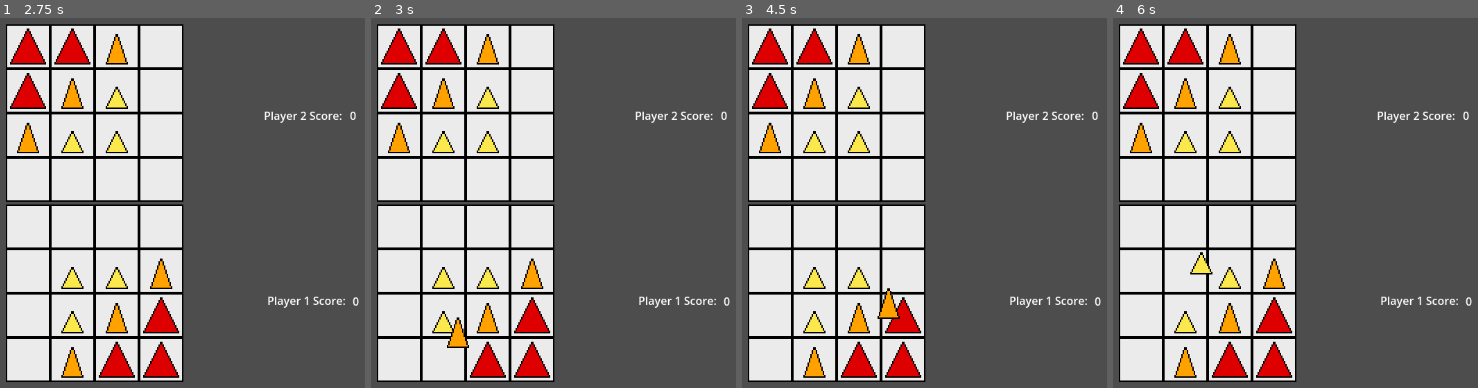
Above: before the commit, frames 1-4 (left to right).
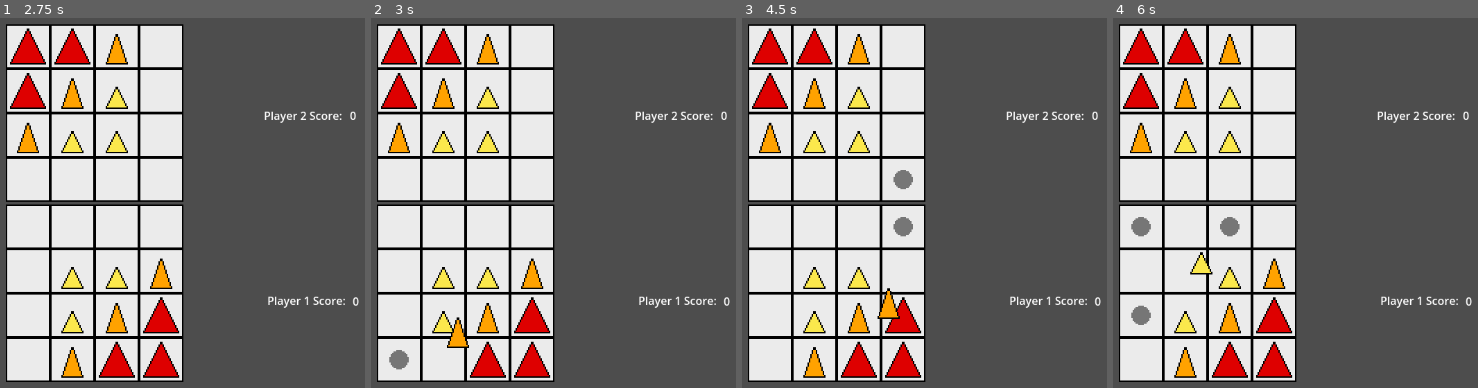
Above: after the commit, the same moments.

Repository: Lorenzo603/martian-chess
Game: Godot game, scene res://main.tscn
Same seed, same stepped clock (60 frames per second), same inputs: the game is played once before the commit and once after it.
Inputs (mouse positions are in pixels of both pictures, inside the frame that each line leads up to):
- Up to frame 1 (2.75 s): tap Enter at 0.5 s; drag from (116, 358) to (29, 269) at 0.52 s; drag from (160, 358) to (29, 314) at 1.27 s; move the mouse to (160, 314) at 2.02 s; hold Up (ui_up) from 2.03 s (still down); tap O at 2.1 s; click (160, 314) at 2.17 s
- Up to frame 2 (3 s): release Up (ui_up) at 2.75 s; tap Space at 2.75 s; drag from (444, 358) to (487, 269) at 2.77 s
- Up to frame 3 (4.5 s): drag from (858, 314) to (1063, 203) at 3.52 s; drag from (902, 269) to (858, 358) at 4.27 s
- Up to frame 4 (6 s): move the mouse to (1186, 314) at 5.02 s; hold Down (ui_down) 5.03-5.75 s; tap O at 5.1 s; click (1186, 314) at 5.17 s; tap Enter at 5.75 s; drag from (1186, 269) to (1233, 225) at 5.77 s

Frame 1 is identical in both runs. In frame 2, 0.2% of the frame differs, in the area x 4-11%, y 89-96%; in frame 3, 0.4%; in frame 4, 0.7%, in the area x 4-35%, y 53-83%.

Commit message:
added legal move markers on drag

Diff:
--- a/Board.gd
+++ b/Board.gd
@@ -204,8 +204,8 @@
 			next_move = await MartianChessEngine.get_best_move()
 			#print_debug("moved on..." + str(next_move))
 
-	var moved_piece = _get_tile_by_coord(next_move["starting_tile_x"], next_move["starting_tile_y"]).piece
-	var destination_tile = _get_tile_by_coord(next_move["destination_tile_x"], next_move["destination_tile_y"])
+	var moved_piece = get_tile_by_coord(next_move["starting_tile_x"], next_move["starting_tile_y"]).piece
+	var destination_tile = get_tile_by_coord(next_move["destination_tile_x"], next_move["destination_tile_y"])
 
 	var move_result = is_move_valid(next_move["starting_tile_x"], next_move["starting_tile_y"],
 		next_move["destination_tile_x"], next_move["destination_tile_y"]
@@ -214,7 +214,7 @@
 		next_move["destination_tile_x"], next_move["destination_tile_y"],
 		destination_tile)
 
-func _get_tile_by_coord(x, y):
+func get_tile_by_coord(x, y):
 	for t in get_children():
 		if t.get_meta("TileCoordX") == x and t.get_meta("TileCoordY") == y:
 			return t
--- a/PieceBig.gd
+++ b/PieceBig.gd
@@ -9,6 +9,8 @@
 @export var starting_tile_x = 0
 @export var starting_tile_y = 0
 @export var starting_tile_ref: Sprite2D = null
+
+var legal_moves_markers = []
 
 func _process(_delta):
 	if is_dragging:
@@ -23,11 +25,18 @@
 				is_dragging = true
 				starting_position = self.global_position
 				self.z_index = RenderingServer.CANVAS_ITEM_Z_MAX
+				_draw_legal_moves({
+					"sx": starting_tile_x,
+					"sy": starting_tile_y,
+					"piece_type": board.board_state[starting_tile_x][starting_tile_y],
+				})
+
 		elif event.button_index == MOUSE_BUTTON_LEFT and event.is_released():
 			if not is_dragging: # avoids triggering release on pieces in the destination tile
 				return
 
 			is_dragging = false
+			_stop_drawing_legal_moves()
 			self.z_index = default_z_index
 			var has_moved_on_tile = $DragOverlapArea2D.has_overlapping_areas()
 			if not has_moved_on_tile:
@@ -53,3 +62,18 @@
 				overlapping_tile)
 
 			SignalBus.end_turn.emit()
+
+
+func _draw_legal_moves(piece_coord):
+	var legal_moves = MartianChessEngine.get_legal_moves_for_piece_coord(board.board_state, piece_coord)
+	for move in legal_moves:
+		# TODO: optimize by creating a method that gets the whole list of tiles in one go
+		var tile = board.get_tile_by_coord(move["destination_tile_x"], move["destination_tile_y"])
+		var legal_move_marker = tile.get_node("LegalMoveMarker")
+		legal_move_marker.visible = true
+		legal_moves_markers.append(legal_move_marker)
+
+func _stop_drawing_legal_moves():
+	for marker in legal_moves_markers:
+		marker.visible = false
+	legal_moves_markers.clear()
--- a/martian_chess_engine.gd
+++ b/martian_chess_engine.gd
@@ -193,11 +193,11 @@
 						"piece_type": board_state[i][j]
 				})
 	for p in available_pieces:
-		legal_moves.append_array(_get_legal_moves_for_piece_coord(board_state, p))
+		legal_moves.append_array(get_legal_moves_for_piece_coord(board_state, p))
 
 	return legal_moves
 
-func _get_legal_moves_for_piece_coord(board_state, piece_coord):
+func get_legal_moves_for_piece_coord(board_state, piece_coord):
 	var legal_moves = []
 	match piece_coord["piece_type"]:
 		"S":
--- a/tile.tscn
+++ b/tile.tscn
@@ -1,7 +1,8 @@
-[gd_scene load_steps=4 format=3 uid="uid://b82v2l7odaygd"]
+[gd_scene load_steps=5 format=3 uid="uid://b82v2l7odaygd"]
 
 [ext_resource type="Texture2D" uid="uid://b0aqo4bf3vunc" path="res://Assets/Sprites/Tile.png" id="1_yggss"]
 [ext_resource type="Script" path="res://tile.gd" id="2_5lrcw"]
+[ext_resource type="Texture2D" uid="uid://cle4yukg2vitr" path="res://Assets/Sprites/LegalMoveMarker.png" id="3_elorn"]
 
 [sub_resource type="RectangleShape2D" id="RectangleShape2D_mlw7l"]
 size = Vector2(32, 32)
@@ -20,3 +21,8 @@
 
 [node name="CollisionShape2D" type="CollisionShape2D" parent="Area2D"]
 shape = SubResource("RectangleShape2D_mlw7l")
+
+[node name="LegalMoveMarker" type="Sprite2D" parent="."]
+visible = false
+modulate = Color(1, 1, 1, 0.498039)
+texture = ExtResource("3_elorn")
Binary file added: Assets/Sprites/LegalMoveMarker.png
Not shown, added: Assets/Sprites/LegalMoveMarker.png.import
Binary file changed: Assets/Sprites/TilesAndPieces.aseprite
